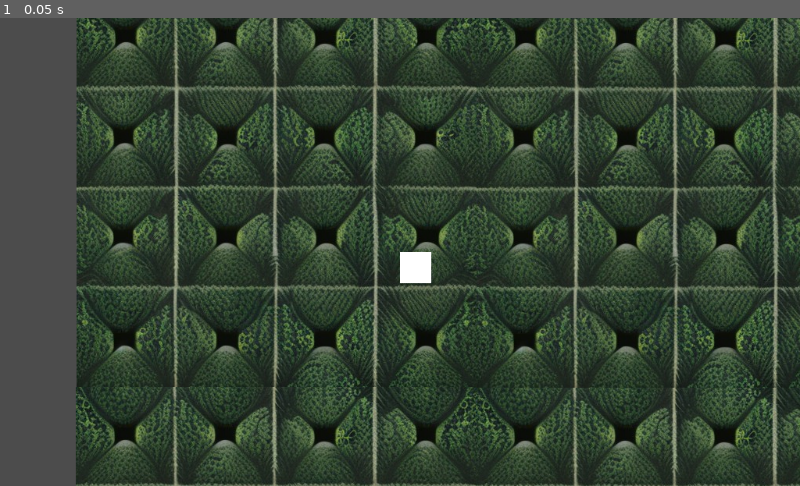
Above: before the commit, frame 1.
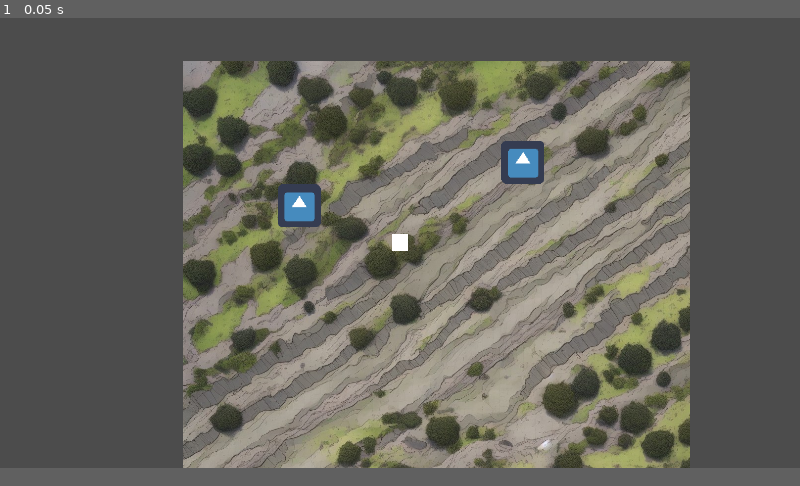
Above: after the commit, the same moment.

Repository: Janakanty/Projekt1
Game: Godot game, scene res://src/main/main.tscn
The game is run twice, just before and just after one commit, with the same random seed, the same clock (stepped at 60 frames per second) and the same inputs. The engine's default icon, where the game draws it, is replaced by a stand-in: a white triangle on a blue panel in a dark square.
Inputs:
- Up to frame 1 (0.05 s): no input
In our replay, the window is 800x468 before the commit and 800x450 after it. These sizes can differ from the game's own. Grey fills any space a smaller window leaves; there, only what the larger window draws over its background counts as a difference.

The runs differ from the first frame. In frame 1, 78% of the frame differs, in the area x 9-100%, y 0-100%.
Error before the commit: Parse Error: The method "get_input" isn't declared in the current class. (res://src/player/player.gd:14)

Commit message:
0.2

Diff:
--- /dev/null
+++ b/dialogic/characters/character-1675474087.json
@@ -0,0 +1,21 @@
+{
+	"color": "#ffffffff",
+	"description": "",
+	"display_name": "",
+	"display_name_bool": false,
+	"id": "character-1675474087.json",
+	"mirror_portraits": false,
+	"name": "player",
+	"nickname": "",
+	"nickname_bool": false,
+	"offset_x": 0,
+	"offset_y": 0,
+	"portraits": [
+		{
+			"name": "Default",
+			"path": ""
+		}
+	],
+	"scale": 100,
+	"theme": ""
+}
--- /dev/null
+++ b/dialogic/folder_structure.json
@@ -0,0 +1,55 @@
+{
+	"files": [
+
+	],
+	"folders": {
+		"Characters": {
+			"files": [
+				"character-1675474087.json"
+			],
+			"folders": {
+
+			},
+			"metadata": {
+				"color": null,
+				"folded": false
+			}
+		},
+		"Definitions": {
+			"files": [
+
+			],
+			"folders": {
+
+			},
+			"metadata": {
+				"color": null,
+				"folded": false
+			}
+		},
+		"Themes": {
+			"files": [
+				"theme-1675474234.cfg"
+			],
+			"folders": {
+
+			},
+			"metadata": {
+				"color": null,
+				"folded": false
+			}
+		},
+		"Timelines": {
+			"files": [
+				"timeline-1675474003.json"
+			],
+			"folders": {
+
+			},
+			"metadata": {
+				"color": null,
+				"folded": false
+			}
+		}
+	}
+}
--- /dev/null
+++ b/dialogic/settings.cfg
@@ -0,0 +1,11 @@
+[updates]
+
+updatenumber=3
+
+[input]
+
+default_action_key="dialogic_default_action"
+
+[editor]
+
+character_preview_mode=1
--- /dev/null
+++ b/dialogic/themes/theme-1675474234.cfg
@@ -0,0 +1,3 @@
+[settings]
+
+name="dymek"
--- /dev/null
+++ b/dialogic/timelines/timeline-1675474003.json
@@ -0,0 +1,24 @@
+{
+	"events": [
+		{
+			"character": "",
+			"event_id": "dialogic_001",
+			"portrait": "",
+			"text": ""
+		},
+		{
+			"condition": "",
+			"definition": "",
+			"event_id": "dialogic_012",
+			"value": ""
+		},
+		{
+			"event_id": "dialogic_013"
+		}
+	],
+	"metadata": {
+		"dialogic-version": "1.4.5",
+		"file": "timeline-1675474003.json",
+		"name": "start"
+	}
+}
--- /dev/null
+++ b/global.gd
@@ -0,0 +1,3 @@
+extends Node
+
+var start: bool = false
--- a/project.godot
+++ b/project.godot
@@ -14,11 +14,28 @@
 run/main_scene="res://src/main/main.tscn"
 config/icon="res://icon.png"
 
+[autoload]
+
+Global="*res://global.gd"
+
+[display]
+
+window/size/width=1920
+window/size/height=1080
+window/size/borderless=true
+window/size/fullscreen=true
+window/stretch/mode="2d"
+
 [input]
 
 left_click={
 "deadzone": 0.5,
 "events": [ Object(InputEventMouseButton,"resource_local_to_scene":false,"resource_name":"","device":0,"alt":false,"shi …(212 unchanged characters)…
+ ]
+}
+quit={
+"deadzone": 0.5,
+"events": [ Object(InputEventKey,"resource_local_to_scene":false,"resource_name":"","device":0,"alt":false,"shift":false,"control":false,"meta":false,"command":false,"pressed":false,"scancode":0,"physical_scancode":16777217,"unicode":0,"echo":false,"script":null)
  ]
 }
 
--- /dev/null
+++ b/src/main/level.gd
@@ -0,0 +1,4 @@
+extends Node2D
+
+func story_button_controller():
+		pass
--- /dev/null
+++ b/src/main/main.gd
@@ -0,0 +1,18 @@
+extends Node2D
+
+onready var player_canvas = get_node("player/Camera2D/CanvasLayer")
+
+func _input(event):
+		if(Input.is_action_just_pressed("quit")):
+				get_tree().quit()
+
+func _ready():
+		gameplay_provider()
+
+
+func gameplay_provider():
+		if Global.start == false:
+				start_game()
+
+func start_game():
+		player_canvas.get_node("story_board_big").visible = false
--- a/src/main/main.tscn
+++ b/src/main/main.tscn
@@ -1,27 +1,33 @@
-[gd_scene load_steps=3 format=2]
+[gd_scene load_steps=7 format=2]
 
 [ext_resource path="res://graphics/test.jpg" type="Texture" id=1]
 [ext_resource path="res://src/player/player.tscn" type="PackedScene" id=2]
+[ext_resource path="res://src/places/story_button.tscn" type="PackedScene" id=3]
+[ext_resource path="res://src/main/main.gd" type="Script" id=4]
+[ext_resource path="res://src/main/level.gd" type="Script" id=5]
+[ext_resource path="res://src/main/scenario.gd" type="Script" id=6]
 
 [node name="main" type="Node2D"]
+script = ExtResource( 4 )
+
+[node name="scenario" type="Node" parent="."]
+script = ExtResource( 6 )
 
 [node name="level" type="Node2D" parent="."]
+script = ExtResource( 5 )
 
 [node name="Test" type="Sprite" parent="level"]
-position = Vector2( 257, 256 )
+position = Vector2( 459, 441 )
+scale = Vector2( 1.1875, 1.1875 )
 texture = ExtResource( 1 )
 
-[node name="Test2" type="Sprite" parent="level"]
-position = Vector2( 769, 257 )
-texture = ExtResource( 1 )
+[node name="places" type="Node2D" parent="level"]
 
-[node name="Test3" type="Sprite" parent="level"]
-position = Vector2( 256, 766 )
-texture = ExtResource( 1 )
+[node name="story_button" parent="level/places" instance=ExtResource( 3 )]
+position = Vector2( 130, 182 )
 
-[node name="Test4" type="Sprite" parent="level"]
-position = Vector2( 768, 767 )
-texture = ExtResource( 1 )
+[node name="story_button2" parent="level/places" instance=ExtResource( 3 )]
+position = Vector2( 667, 77 )
 
 [node name="player" parent="." instance=ExtResource( 2 )]
-position = Vector2( 415, 337 )
+position = Vector2( 371, 269 )
--- /dev/null
+++ b/src/main/scenario.gd
@@ -0,0 +1,7 @@
+extends Node
+
+var prolog = { #tezy
+1:{"text":"Tresc"},
+2:{"text":"Tresc"},
+3:{"text":"Tresc "},
+4:{"text":"Tresc"}}
--- /dev/null
+++ b/src/places/story_button.gd
@@ -0,0 +1,13 @@
+extends Node2D
+
+
+func _on_Area2D_input_event(viewport, event, shape_idx):
+		if (event is InputEventMouseButton && event.pressed and get_parent().get_parent().get_parent().get_node("player").moveing == false):
+				get_parent().get_parent().get_parent().get_node("player").go_to(position)
+				get_parent().get_parent().get_parent().get_node("player").moveing = true
+
+
+
+func _on_Area2D_body_entered(body):
+		body.moveing = false
+		get_node("Area2D").visible = false
--- /dev/null
+++ b/src/places/story_button.tscn
@@ -0,0 +1,24 @@
+[gd_scene load_steps=4 format=2]
+
+[ext_resource path="res://src/places/story_button.gd" type="Script" id=1]
+[ext_resource path="res://icon.png" type="Texture" id=2]
+
+[sub_resource type="RectangleShape2D" id=1]
+extents = Vector2( 39.5, 38.375 )
+
+[node name="story_button" type="Node2D"]
+script = ExtResource( 1 )
+
+[node name="Area2D" type="Area2D" parent="."]
+
+[node name="CollisionShape2D" type="CollisionShape2D" parent="Area2D"]
+position = Vector2( 0, 0.625 )
+shape = SubResource( 1 )
+
+[node name="Sprite" type="Sprite" parent="."]
+position = Vector2( -1, -2 )
+scale = Vector2( 1.60938, 1.60938 )
+texture = ExtResource( 2 )
+
+[connection signal="body_entered" from="Area2D" to="." method="_on_Area2D_body_entered"]
+[connection signal="input_event" from="Area2D" to="." method="_on_Area2D_input_event"]
--- a/src/player/player.gd
+++ b/src/player/player.gd
@@ -1,22 +1,17 @@
 extends KinematicBody2D
 
-var velocity = Vector2() setget moving_animation
-var speed = 50
-var move = false
+var destination = Vector2()
+var movement = Vector2()
+var speed = 100
+var moveing = false
 
 func _physics_process(delta):
-		self.velocity = move_and_slide(velocity)
+		movement()
 
-func _ready():
-	pass # Replace with function body.
+func go_to(x):
+		destination = x
 
-func _unhandled_input(event):
-		get_input()
-
-
-func moving_animation(new_velocity):  #walk animation when - walk
-		velocity = new_velocity
-		if velocity != Vector2(0,0):
-				pass#$AnimatedSprite.play("moving")
-		else:
-				pass#$AnimatedSprite.stop()
+func movement():
+		if moveing == true:
+				movement = position.direction_to(destination) * speed
+				movement = move_and_slide(movement)
--- a/src/player/player.tscn
+++ b/src/player/player.tscn
@@ -1,18 +1,38 @@
-[gd_scene load_steps=2 format=2]
+[gd_scene load_steps=3 format=2]
 
 [ext_resource path="res://src/player/player.gd" type="Script" id=1]
+[ext_resource path="res://src/story_boards/story_board_big.tscn" type="PackedScene" id=2]
 
 [node name="player" type="KinematicBody2D"]
 script = ExtResource( 1 )
 
+[node name="body" type="CollisionPolygon2D" parent="."]
+polygon = PoolVector2Array( -20, -21, -20, 18, 19, 19, 20, -21 )
+
 [node name="ColorRect" type="ColorRect" parent="."]
-margin_right = 40.0
-margin_bottom = 40.0
+margin_left = -20.0
+margin_top = -21.0
+margin_right = 20.0
+margin_bottom = 19.0
 __meta__ = {
 "_edit_use_anchors_": false
 }
 
 [node name="Camera2D" type="Camera2D" parent="."]
 current = true
+smoothing_enabled = true
+smoothing_speed = 3.0
+
+[node name="CanvasLayer" type="CanvasLayer" parent="Camera2D"]
+
+[node name="story_board_big" parent="Camera2D/CanvasLayer" instance=ExtResource( 2 )]
+visible = false
 
 [node name="Sprite" type="Sprite" parent="."]
+
+[node name="Area2D" type="Area2D" parent="."]
+
+[node name="CollisionPolygon2D" type="CollisionPolygon2D" parent="Area2D"]
+position = Vector2( 0.640091, 0 )
+scale = Vector2( 0.980183, 1 )
+polygon = PoolVector2Array( -0.653032, -21, -21, -21, -21, 19, 20, 19, 20, -21 )
--- /dev/null
+++ b/src/story_boards/story_board_big.tscn
@@ -0,0 +1,19 @@
+[gd_scene load_steps=2 format=2]
+
+[ext_resource path="res://icon.png" type="Texture" id=1]
+
+[node name="story_board_big" type="Control"]
+anchor_right = 1.0
+anchor_bottom = 1.0
+__meta__ = {
+"_edit_use_anchors_": false
+}
+
+[node name="TextureRect" type="TextureRect" parent="."]
+anchor_right = 1.0
+anchor_bottom = 1.0
+texture = ExtResource( 1 )
+expand = true
+__meta__ = {
+"_edit_use_anchors_": false
+}
--- /dev/null
+++ b/src/story_boards/story_board_small.tscn
@@ -0,0 +1,12 @@
+[gd_scene format=2]
+
+[node name="story_board_small" type="Control"]
+anchor_right = 1.0
+anchor_bottom = 1.0
+margin_left = 198.0
+margin_top = 166.5
+margin_right = -198.0
+margin_bottom = -166.5
+__meta__ = {
+"_edit_use_anchors_": false
+}
--- /dev/null
+++ b/src/story_boards/story_board_text.tscn
@@ -0,0 +1,12 @@
+[gd_scene format=2]
+
+[node name="story_board_text" type="Control"]
+anchor_right = 1.0
+anchor_bottom = 1.0
+margin_left = 582.0
+margin_top = 55.0
+margin_right = -606.0
+margin_bottom = -813.0
+__meta__ = {
+"_edit_use_anchors_": false
+}
Empty file added: dialogic/definitions.json
Binary file changed: graphics/test.jpg
